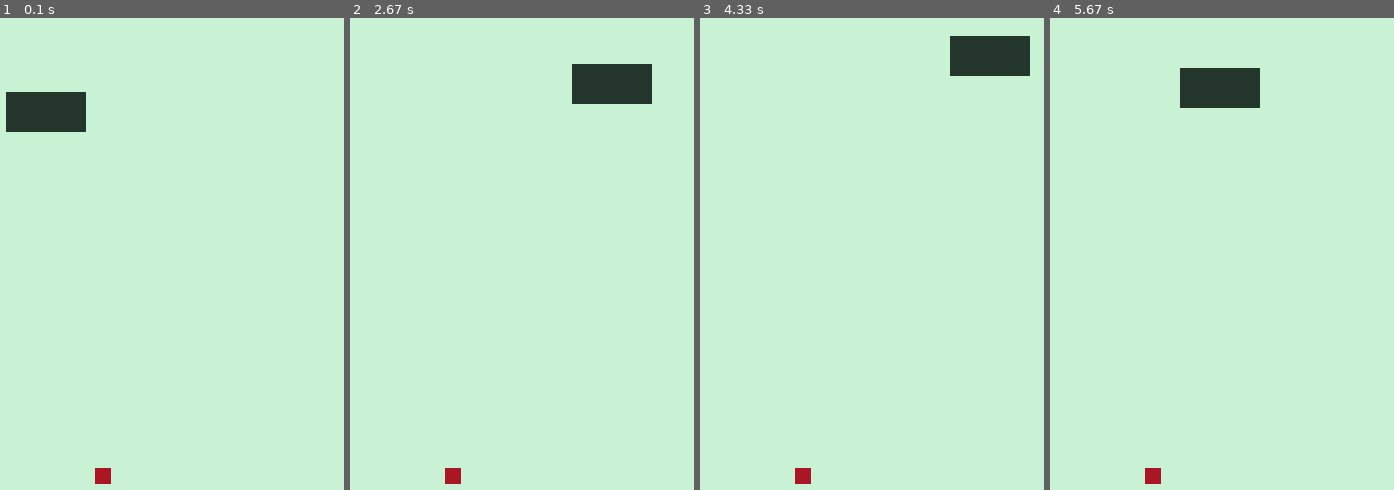
Above: before the commit, frames 1-4 (left to right).
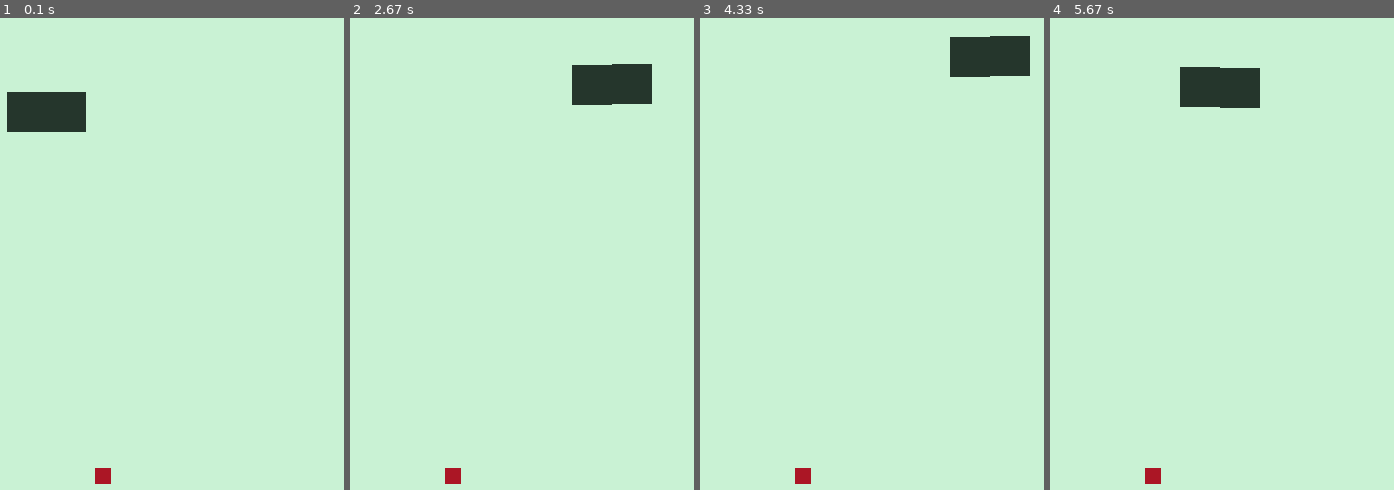
Above: after the commit, the same moments.

Repository: ilwad23/snake-game
Game: pygame game, started from snake_v2.py
Same seed, same stepped clock (60 frames per second), same inputs: the game is played once before the commit and once after it.
Inputs:
- Up to frame 1 (0.1 s): no input
- Up to frame 2 (2.67 s): hold Right 0.33-0.8 s; hold Up 0.83-1.3 s; hold Right 1.33-1.8 s; hold Down from 2.4 s (still down)
- Up to frame 3 (4.33 s): release Down at 2.7 s; hold Left 2.73-3.13 s; hold Up 3.17-3.53 s; hold Right 3.57-4.2 s; hold Down from 4.23 s (still down)
- Up to frame 4 (5.67 s): release Down at 4.6 s; hold Left 4.63-5.1 s; hold Right 5.13-5.6 s; hold Up from 5.63 s (still down)

The runs differ from the first frame. In frame 1, less than 0.1% of the frame differs, in the area x 1-3%, y 15-25%; in frame 2, less than 0.1%, in the area x 64-77%, y 9-19%; in frame 3, less than 0.1%; in frame 4, less than 0.1%.

Commit message:
formatted it

Diff:
--- a/snake_v2.py
+++ b/snake_v2.py
@@ -1,35 +1,60 @@
+# Imports
+
+
 import pygame
 from pygame.display import update
 from random import randint
 
+
 # Configs and Veriables
+
 
 pygame.init()
 # SCREEN
 WIDTH, HEIGHT = 800, 800
-HALFW, HALFH = WIDTH/2, HEIGHT/2
-SCREEN = pygame.display.set_mode((WIDTH,HEIGHT))
-pygame.display.set_caption('Snake Game')
+HALFW, HALFH = WIDTH / 2, HEIGHT / 2
+SCREEN = pygame.display.set_mode((WIDTH, HEIGHT))
+pygame.display.set_caption("Snake Game")
 BG_COLOR = (201, 242, 212)
+
 # SNAKE
 SPOTS_FOR_SNAKE = 20
-snake_head = pygame.Rect((HALFW, HALFH), (WIDTH/SPOTS_FOR_SNAKE, HEIGHT/SPOTS_FOR_SNAKE))
+size = (WIDTH / SPOTS_FOR_SNAKE, HEIGHT / SPOTS_FOR_SNAKE)
+turn = 'right'
+snake_head = pygame.Rect(
+    (HALFW, HALFH), size
+)
 SNAKE_COLOR = (37, 54, 44)
-# snake_body = pygame.Rect((100-snake_head.width, HALFH), (WIDTH/SPOTS_FOR_SNAKE, HEIGHT/SPOTS_FOR_SNAKE))
 body_arr = [snake_head]
-last = len(body_arr)-1
+last = len(body_arr) - 1
+direction = {
+    "left": [body_arr[last].w, 0],
+    "right": [-body_arr[last].w, 0],
+    "up": [0, body_arr[last].h],
+    "down": [0, -body_arr[last].h],
+}
+snake_body = pygame.Rect((snake_head.x + direction[turn][0], snake_head.y + direction[turn][1]), size)
+
+
 # FOOD
 SPOTS_FOR_FOOD = 50
-food = pygame.Rect((HALFW, HALFH), (WIDTH/SPOTS_FOR_FOOD, HEIGHT/SPOTS_FOR_FOOD))
-FOOD_COLOR = (171,22,37)
+food = pygame.Rect((HALFW, HALFH), (WIDTH / SPOTS_FOR_FOOD, HEIGHT / SPOTS_FOR_FOOD))
+FOOD_COLOR = (171, 22, 37)
+
 
 # Functions
+
+
 def add_body():
     # varibale
     global body_arr
     # adds a new square to the array (body_arr) to join the body
-    new_part = pygame.Rect((snake_head.w, snake_head.h), (WIDTH/SPOTS_FOR_SNAKE, HEIGHT/SPOTS_FOR_SNAKE))
+    new_part = pygame.Rect(
+        (snake_head.w, snake_head.h),
+        (WIDTH / SPOTS_FOR_SNAKE, HEIGHT / SPOTS_FOR_SNAKE),
+    )
     body_arr.append(new_part)
+
 
 def collision_detector():
     # detects if the snake eat the food then changes the placement of the food to a new location on the sceen.
@@ -37,61 +62,79 @@
         # when the snke eats the food its body will grow, this function will add another part to the body.
         add_body()
         # this variable becomes true
-        return [(randint(0,WIDTH-food.width),randint(0,HEIGHT-food.width))]
-    return [(food.x,food.y)]
+        return [(randint(0, WIDTH - food.width), randint(0, HEIGHT - food.width))]
+    return [(food.x, food.y)]
+
 
 def block(side):
     # these boolens become true when the snke go through the sides of the screen.
-    left = body_arr[last].right+10 <= 0
-    right =  body_arr[last].left-10  >= WIDTH
-    top = body_arr[last].bottom+10 <= 0
-    bottom =  body_arr[last].top+10 >= HEIGHT
+    left = body_arr[last].right + 10 <= 0
+    right = body_arr[last].left - 10 >= WIDTH
+    top = body_arr[last].bottom + 10 <= 0
+    bottom = body_arr[last].top + 10 >= HEIGHT
     sides = [left, right, top, bottom]
     return sides[side]
 
-def controls(vel,move_snake):
+
+def controls(vel, move_snake):
     key = pygame.key.get_pressed()
     # the snake will move in different direction according the arrows pressed
-    if key[pygame.K_LEFT] and move_snake[1] != 'right':move_snake = [[-abs(vel),0],'left']
-    if key[pygame.K_RIGHT] and move_snake[1] != 'left':move_snake = [[abs(vel),0], 'right']
-    if key[pygame.K_UP] and move_snake[1] != 'down':move_snake = [[0, -abs(vel)], 'up']
-    if key[pygame.K_DOWN] and move_snake[1] != 'up':move_snake = [[0,abs(vel)], 'down']
+    if key[pygame.K_LEFT] and move_snake[1] != "right":
+        move_snake = [[-abs(vel), 0], "left"]
+    if key[pygame.K_RIGHT] and move_snake[1] != "left":
+        move_snake = [[abs(vel), 0], "right"]
+    if key[pygame.K_UP] and move_snake[1] != "down":
+        move_snake = [[0, -abs(vel)], "up"]
+    if key[pygame.K_DOWN] and move_snake[1] != "up":
+        move_snake = [[0, abs(vel)], "down"]
 
     return move_snake
 
+
 def handle_move_for_snake(vel, move_snake, still_out):
     # Variables
-    out_of_screen = (block(0) or block(1) or block(2) or block(3))
-    move_snake = controls(vel,move_snake)
+    out_of_screen = block(0) or block(1) or block(2) or block(3)
+    move_snake = controls(vel, move_snake)
     # makes the snake comes out from the side it went through
     if out_of_screen and still_out == 0:
-        still_out =1;
-        if (move_snake[1] == 'right'): body_arr[last].x = 1
-        if (move_snake[1] == 'left'):  body_arr[last].x = WIDTH-1
-        if (move_snake[1] == 'up'): body_arr[last].y = HEIGHT-body_arr[last].height
-        if (move_snake[1] == 'down'): body_arr[last].y = 1
-    elif not out_of_screen: still_out = 0
+        still_out = 1
+        if move_snake[1] == "right":
+            body_arr[last].x = 1
+        if move_snake[1] == "left":
+            body_arr[last].x = WIDTH - 1
+        if move_snake[1] == "up":
+            body_arr[last].y = HEIGHT - body_arr[last].height
+        if move_snake[1] == "down":
+            body_arr[last].y = 1
+    elif not out_of_screen:
+        still_out = 0
 
     return move_snake
+
 
 def display_on_screen(move_snake):
     # Background color
     SCREEN.fill(BG_COLOR)
     # food that the snake eats. it will update its position each time the snake eats it.
-    food.update(collision_detector()[0],food.size)
+    food.update(collision_detector()[0], food.size)
     pygame.draw.rect(SCREEN, FOOD_COLOR, food)
     # this will move and display the body part
     for i, p in enumerate(body_arr):
+        if i != 0:
+            p.update((body_arr[i-1].x + direction[turn][0], body_arr[i-1].y + direction[turn][1]), size)
         body_arr[i].move_ip(move_snake[0])
-        if i != 0:
-            p.update((body_arr[i-1].x-snake_head.w, body_arr[i-1].y), p.size)
         pygame.draw.rect(SCREEN, SNAKE_COLOR, p)
     # updates the screen
     update()
 
+
 def main():
     # Variables
-    CLOCK = pygame.time.Clock(); still_out = 0; vel =1; move_snake = [[vel,0],'right']; crashed = False
+    CLOCK = pygame.time.Clock()
+    still_out = 0
+    vel = 1
+    move_snake = [[vel, 0], "right"]
+    crashed = False
     # gets the running untill it is quited or it crashed
     while not crashed:
         CLOCK.tick(120)
@@ -99,11 +142,12 @@
             if event.type == pygame.QUIT:
                 crashed = True
         # handles how the snake moves
-        move_snake = handle_move_for_snake(vel,move_snake,still_out)
+        move_snake = handle_move_for_snake(vel, move_snake, still_out)
 
         display_on_screen(move_snake)
 
     pygame.quit()
 
-if __name__ == '__main__':
+
+if __name__ == "__main__":
     main()
